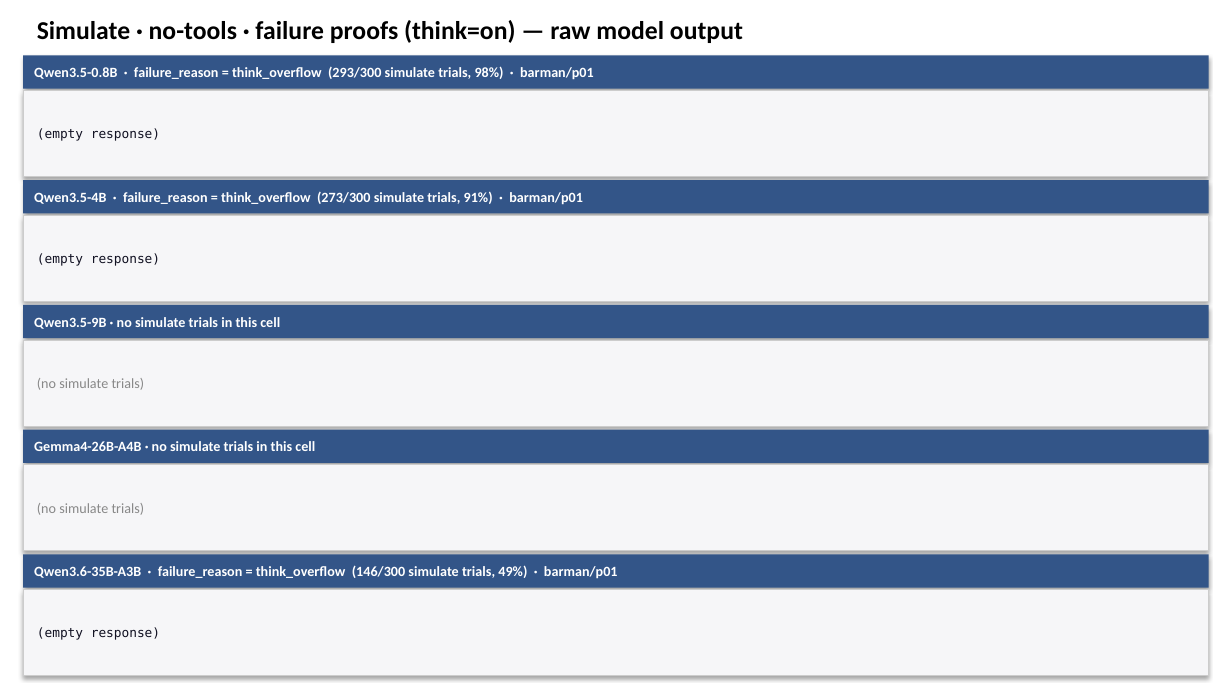
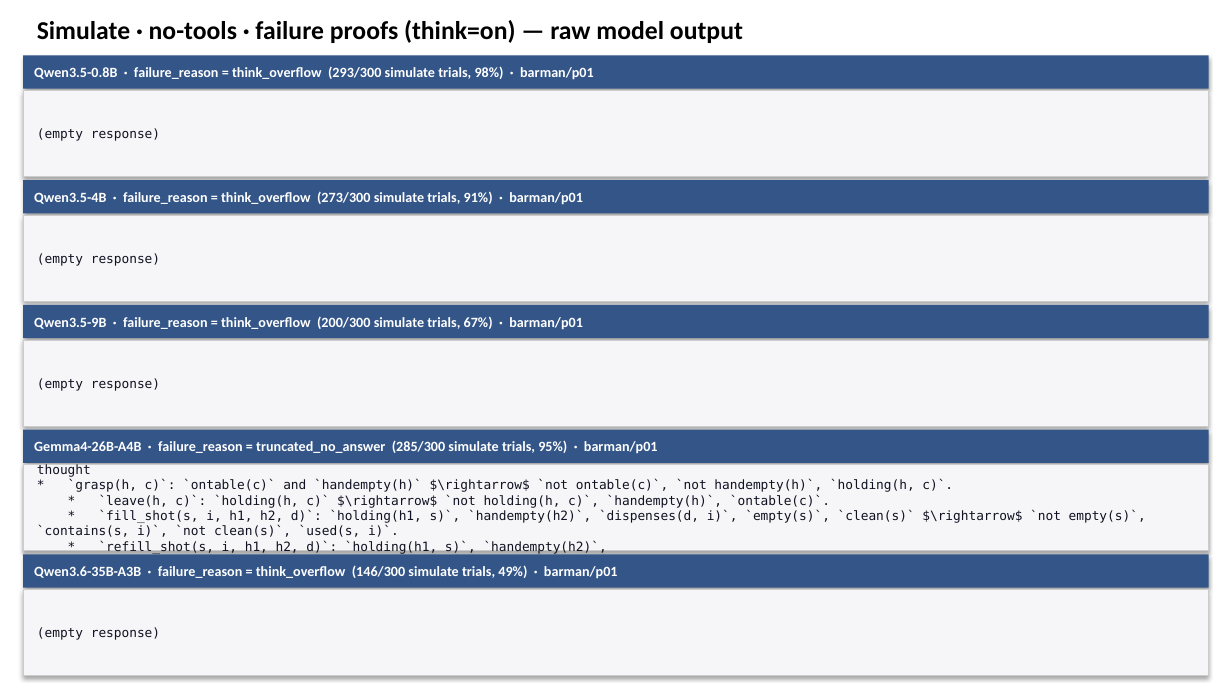
Before and after one commit to SPL-BGU/pddl-copilot-experiments, a slide deck: slide 28 of checkpoints/sweep5-live/pddl_copilot_sweep5_live.pptx. Drawn at 1232x693 pixels with LibreOffice and Linux fonts; fonts in the diff are those of the drawing. Boxes give left, top, right and bottom in pixels: in the first picture for what was removed or moved away, otherwise in the second. Text is boxed around its words. In the diff, an @@ line names an element or a change of style, - is before the commit and + after.

Commit message:
complete checkpoint before executing the fourth arem control trial

```diff
--- a/checkpoints/sweep5-live/pddl_copilot_sweep5_live.pptx
+++ b/checkpoints/sweep5-live/pddl_copilot_sweep5_live.pptx
@@ text in rectangle at box(34, 317, 583, 330): text changed @@
-Qwen3.5-9B · no simulate trials in this cell
+Qwen3.5-9B · failure_reason = think_overflow (200/300 simulate trials, 67%) · barman/p01
@@ text in rectangle at box(37, 378, 160, 391): text changed; size 11 to 10 pt; font Calibri to DejaVu Sans Mono; text colour #888888 to #111122 @@
-(no simulate trials)
+(empty response)
@@ text in rectangle at box(34, 440, 658, 454): text changed @@
-Gemma4-26B-A4B · no simulate trials in this cell
+Gemma4-26B-A4B · failure_reason = truncated_no_answer (285/300 simulate trials, 95%) · barman/p01
@@ text in rectangle at box(37, 463, 1146, 554): text changed; size 11 to 10 pt; font Calibri to DejaVu Sans Mono; text colour #888888 to #111122 @@
-(no simulate trials)
+thought
+* `grasp(h, c)`: `ontable(c)` and `handempty(h)` $\rightarrow$ `not ontable(c)`, `not handempty(h)`, `holding(h, c)`.
+* `leave(h, c)`: `holding(h, c)` $\rightarrow$ `not holding(h, c)`, `handempty(h)`, `ontable(c)`.
+* `fill_shot(s, i, h1, h2, d)`: `holding(h1, s)`, `handempty(h2)`, `dispenses(d, i)`, `empty(s)`, `clean(s)` $\rightarrow$ `not empty(s)`, `contains(s, i)`, `not clean(s)`, `used(s, i)`.
+* `refill_shot(s, i, h1, h2, d)`: `holding(h1, s)`, `handempty(h2)`,
```
Also in this commit, not shown: 3 other slides changed, 2 other files.
